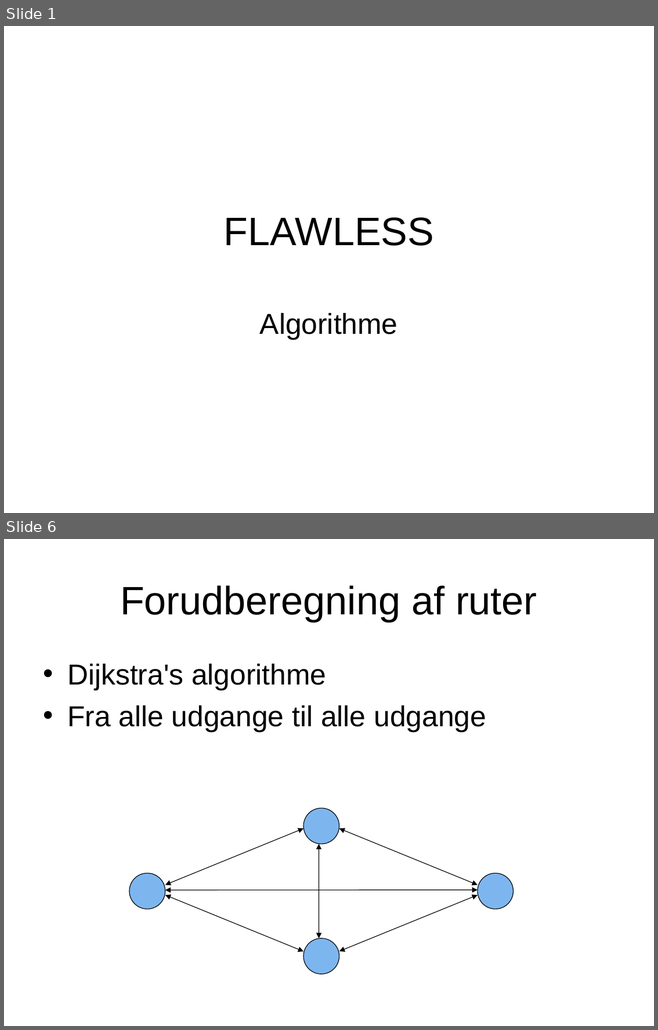
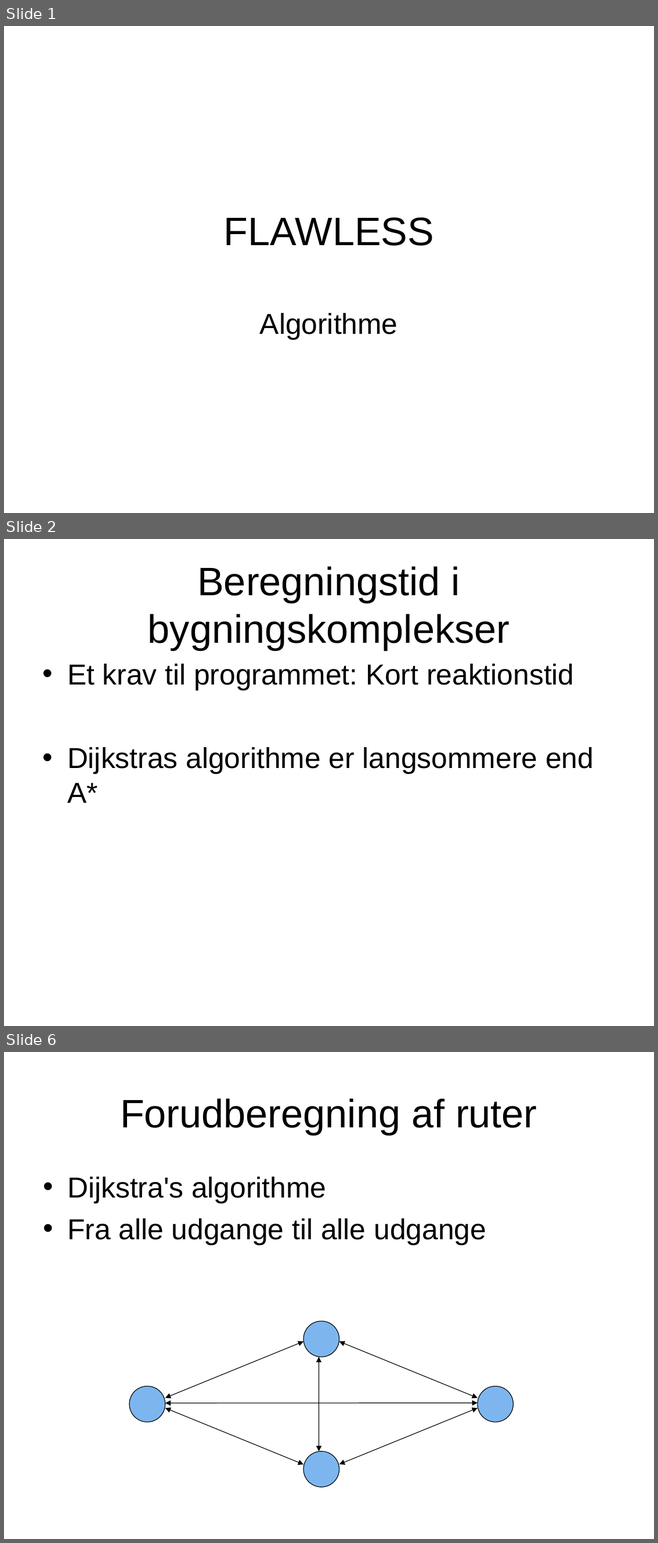
Before and after one commit to zanderdk/P1, a slide deck: FLAWLESS-Algorithme.ppt. Shown one above the other, each under a label of ours: slides 1 and 6 before the commit, slides 1, 2 and 6 after it; the slides between them are not shown. The pictures are 658x1030 and 658x1543 pixels, drawn with LibreOffice and Linux fonts; fonts in the diff are those of the drawing. Boxes give left, top, right and bottom in pixels: in the first picture for what was removed or moved away, otherwise in the second. Text is boxed around its words. In the diff, an @@ line names an element or a change of style, - is before the commit and + after.

```diff
--- a/FLAWLESS-Algorithme.ppt
+++ b/FLAWLESS-Algorithme.ppt
@@ slide 2 added at [4,539,654,1026], background #FFFFFF @@
@@ title added at [148,566,510,650], 44 pt, text #000000 @@
+Beregningstid i bygningskomplekser
@@ text added at [67,664,593,803], 32 pt, text #000000 @@
+• Et krav til programmet: Kort reaktionstid
+• Dijkstras algorithme er langsommere end A*
```
Also in this commit, not shown: 1 slide changed, 4 other slides added, 3 slides removed.
